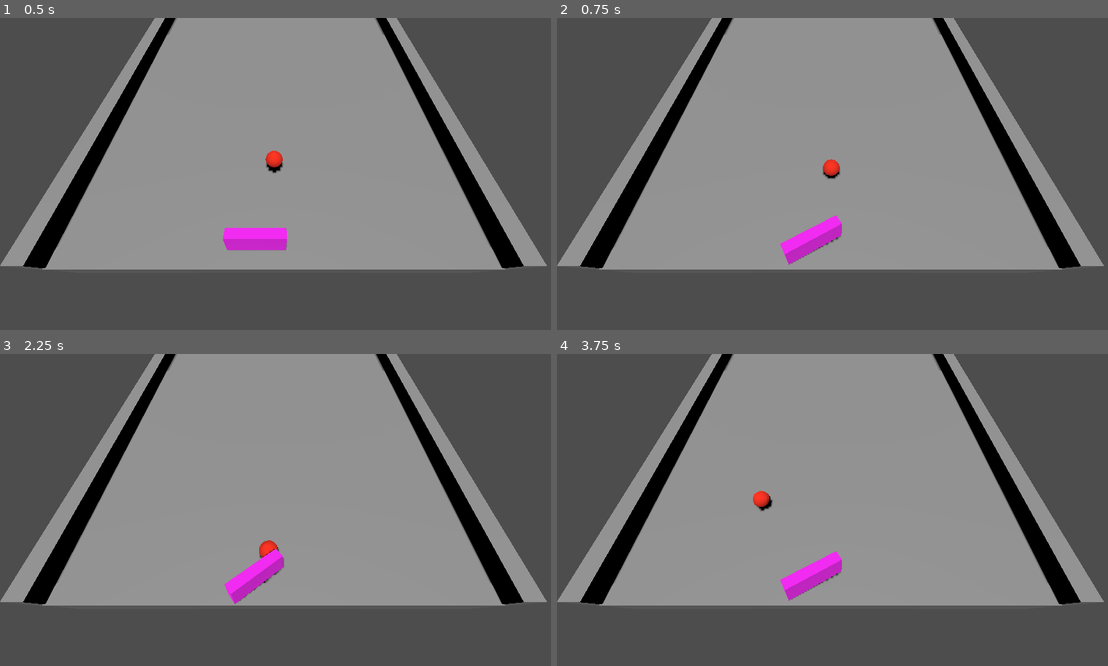
Above: before the commit, frames 1-4 (two rows, left to right).
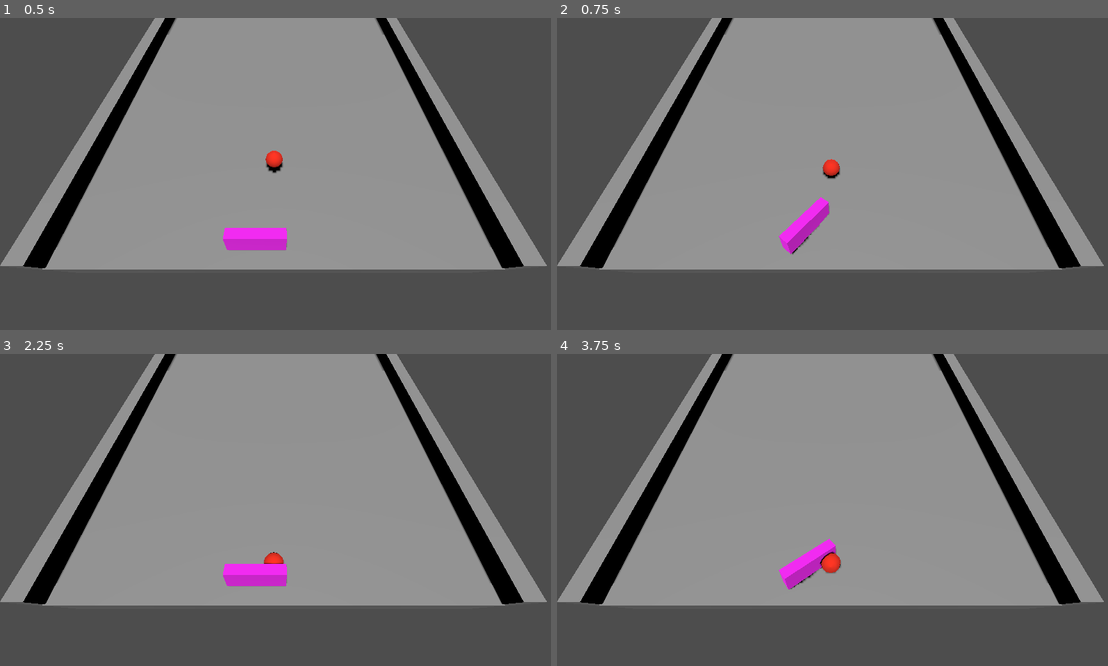
Above: after the commit, the same moments.

Repository: akashkatir/pin-boy
Game: Godot game, scene res://main.tscn
Two runs of this game, one before a commit and one after it. Both use one fixed random seed, a clock stepped at 60 frames per second and the inputs below.
Inputs:
- Up to frame 1 (0.5 s): no input
- Up to frame 2 (0.75 s): tap Enter (right_bumper, bound only before the commit) at 0.5 s; hold Enter (right_bumper, bound only before the commit) from 0.53 s (still down)
- Up to frame 3 (2.25 s): release Enter (right_bumper, bound only before the commit) at 1.28 s; hold Enter (right_bumper, bound only before the commit) from 2.03 s (still down)
- Up to frame 4 (3.75 s): release Enter (right_bumper, bound only before the commit) at 3.53 s

Frame 1 is identical in both runs. In frame 2, 1.3% of the frame differs, in the area x 40-52%, y 57-80%; in frame 3, 1.0%; in frame 4, 1.4%, in the area x 35-52%, y 43-80%.

Commit message:
Update flip animation, input keys.

Diff:
--- a/ball.tscn
+++ b/ball.tscn
@@ -9,6 +9,7 @@
 
 [node name="CollisionShape3D" type="CollisionShape3D" parent="."]
 shape = SubResource("SphereShape3D_7g6mn")
+metadata/_edit_group_ = true
 
 [node name="CSGSphere3D" type="CSGSphere3D" parent="."]
 material = SubResource("StandardMaterial3D_n4egs")
--- a/flipper.gd
+++ b/flipper.gd
@@ -1,10 +1,10 @@
 extends CharacterBody3D
 
 func _physics_process(_delta):
-	if Input.is_action_pressed("right_bumper"):
+	if Input.is_action_pressed("flip"):
+		$AnimationPlayer.stop()
 		$AnimationPlayer.play("flip")
-	#else:
-		#$AnimationPlayer.play("FlipDown")
+
 # Called when the node enters the scene tree for the first time.
 func _ready() -> void:
 	pass # Replace with function body.
--- a/flipper.tscn
+++ b/flipper.tscn
@@ -5,31 +5,12 @@
 [sub_resource type="BoxShape3D" id="BoxShape3D_6eg4b"]
 size = Vector3(1, 0.38916, 0.189224)
 
-[sub_resource type="StandardMaterial3D" id="StandardMaterial3D_cbcp2"]
-albedo_color = Color(1, 0.141176, 1, 1)
-
-[sub_resource type="Animation" id="Animation_0m63a"]
-resource_name = "flip"
-length = 0.35
+[sub_resource type="Animation" id="Animation_8vq6o"]
+length = 0.15
 tracks/0/type = "value"
 tracks/0/imported = false
 tracks/0/enabled = true
-tracks/0/path = NodePath(".:rotation")
-tracks/0/interp = 1
-tracks/0/loop_wrap = true
-tracks/0/keys = {
-"times": PackedFloat32Array(0, 0.166667, 0.333333),
-"transitions": PackedFloat32Array(1, 1, 1),
-"update": 0,
-"values": [Vector3(0, 0, 0), Vector3(0, 0.771523, 0), Vector3(0, 0, 0)]
-}
-
-[sub_resource type="Animation" id="Animation_8vq6o"]
-length = 0.001
-tracks/0/type = "value"
-tracks/0/imported = false
-tracks/0/enabled = true
-tracks/0/path = NodePath(".:rotation")
+tracks/0/path = NodePath("Pivot:rotation")
 tracks/0/interp = 1
 tracks/0/loop_wrap = true
 tracks/0/keys = {
@@ -39,24 +20,47 @@
 "values": [Vector3(0, 0, 0)]
 }
 
+[sub_resource type="Animation" id="Animation_0m63a"]
+resource_name = "flip"
+length = 1.25
+tracks/0/type = "value"
+tracks/0/imported = false
+tracks/0/enabled = true
+tracks/0/path = NodePath("Pivot:rotation")
+tracks/0/interp = 1
+tracks/0/loop_wrap = true
+tracks/0/keys = {
+"times": PackedFloat32Array(0, 0.15, 1.25),
+"transitions": PackedFloat32Array(1, 0.101532, 4),
+"update": 0,
+"values": [Vector3(0, 0, 0), Vector3(0, 1.0472, 0), Vector3(0, 0, 0)]
+}
+
 [sub_resource type="AnimationLibrary" id="AnimationLibrary_xs62g"]
 _data = {
 "RESET": SubResource("Animation_8vq6o"),
 "flip": SubResource("Animation_0m63a")
 }
 
+[sub_resource type="StandardMaterial3D" id="StandardMaterial3D_cbcp2"]
+albedo_color = Color(1, 0.141176, 1, 1)
+
 [node name="Flipper" type="CharacterBody3D"]
 script = ExtResource("1_qo08a")
+metadata/_edit_group_ = true
 
 [node name="CollisionShape3D" type="CollisionShape3D" parent="."]
 transform = Transform3D(2.79573, 0, 0, 0, 2.79573, 0, 0, 0, 2.79573, 0.00173755, 0.000463346, 0.00191475)
 shape = SubResource("BoxShape3D_6eg4b")
 
-[node name="CSGBox3D" type="CSGBox3D" parent="."]
-transform = Transform3D(2.79573, 0, 0, 0, 1.08521, 0, 0, 0, 0.532906, -0.000822019, -0.000219205, -0.000905853)
-material = SubResource("StandardMaterial3D_cbcp2")
-
 [node name="AnimationPlayer" type="AnimationPlayer" parent="."]
 libraries = {
 "": SubResource("AnimationLibrary_xs62g")
 }
+
+[node name="Pivot" type="Node3D" parent="."]
+transform = Transform3D(1, 0, 0, 0, 1, 0, 0, 0, 1, -1, 0, 0)
+
+[node name="Object" type="CSGBox3D" parent="Pivot"]
+transform = Transform3D(2.79573, 0, 0, 0, 1.08521, 0, 0, 0, 0.532906, 0.999178, -0.000219205, -0.000905853)
+material = SubResource("StandardMaterial3D_cbcp2")
--- a/project.godot
+++ b/project.godot
@@ -17,8 +17,10 @@
 
 [input]
 
-right_bumper={
+flip={
 "deadzone": 0.5,
 "events": [Object(InputEventKey,"resource_local_to_scene":false,"resource_name":"","device":0,"window_id":0,"alt_presse …(194 unchanged characters)…
+, Object(InputEventKey,"resource_local_to_scene":false,"resource_name":"","device":-1,"window_id":0,"alt_pressed":false,"shift_pressed":false,"ctrl_pressed":false,"meta_pressed":false,"pressed":false,"keycode":0,"physical_keycode":32,"key_label":0,"unicode":32,"location":0,"echo":false,"script":null)
+, Object(InputEventJoypadButton,"resource_local_to_scene":false,"resource_name":"","device":-1,"button_index":0,"pressure":0.0,"pressed":false,"script":null)
 ]
 }
